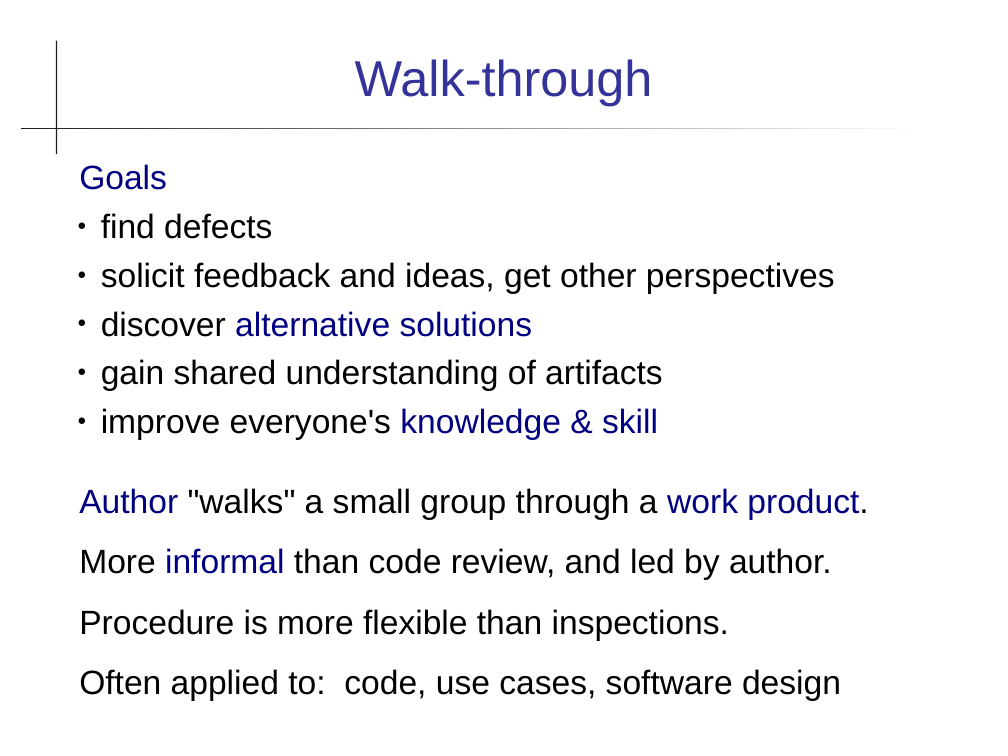
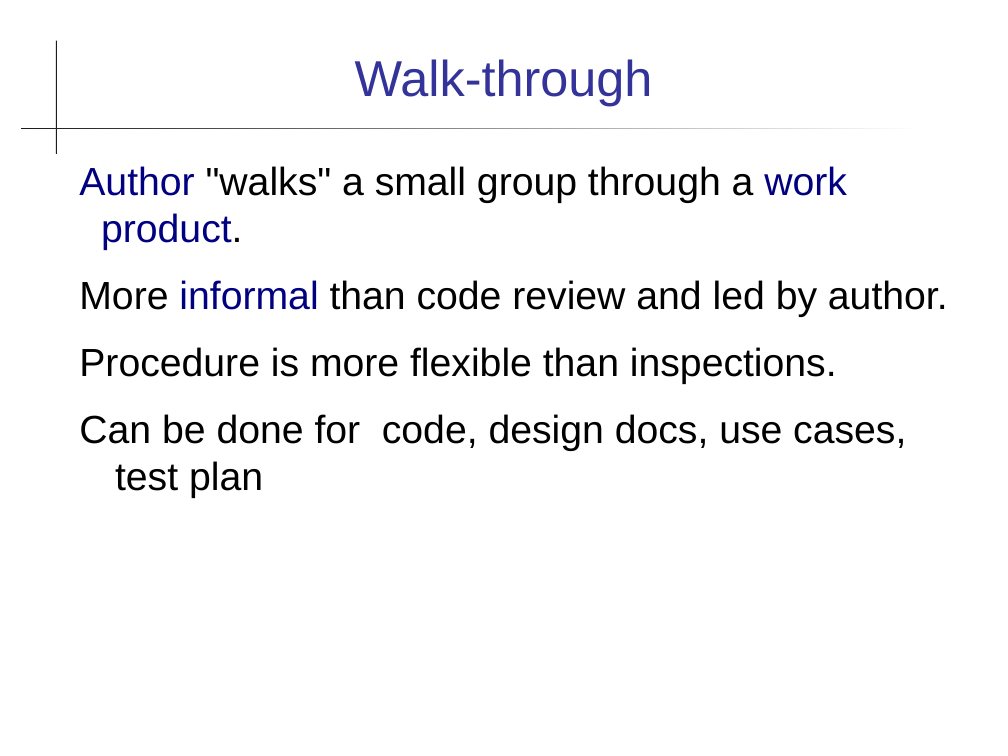
Before and after one commit to cpske/ISP, a slide deck: slide 21 of code-review/Reviews.ppt. Drawn at 1008x756 pixels with LibreOffice and Linux fonts; fonts in the diff are those of the drawing. Boxes give left, top, right and bottom in pixels: in the first picture for what was removed or moved away, otherwise in the second. Text is boxed around its words. In the diff, an @@ line names an element or a change of style, - is before the commit and + after.

Commit message:
review Authentication intro and Code Review docs

```diff
--- a/code-review/Reviews.ppt
+++ b/code-review/Reviews.ppt
@@ text at bbox=[79, 164, 835, 440]: paragraphs removed @@
-Goals
-● find defects
-● solicit feedback and ideas, get other perspectives
-● discover alternative solutions
-● gain shared understanding of artifacts
-● improve everyone's knowledge & skill
@@ text at bbox=[79, 166, 847, 384]: size 24 to 28 pt in "Author "walks" a small group through a ...", "Procedure is more flexible than inspections."; indent changed; less space between paragraphs @@
@@ text at bbox=[79, 280, 948, 317]: text changed; size 24 to 28 pt @@
-More informal than code review, and led by author.
+More informal than code review and led by author.
@@ text at bbox=[79, 414, 906, 498]: text changed; size 24 to 28 pt @@
-Often applied to: code, use cases, software design
+Can be done for code, design docs, use cases, test plan
```
Also in this commit, not shown: 19 other slides changed, 1 slide added, 6 other files.
